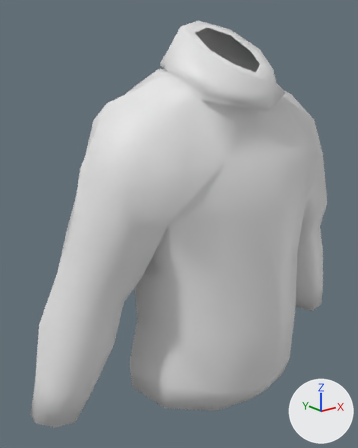
Before and after pictures for a commit that changed the FBX model models/clothes/jumper/jumper.fbx.
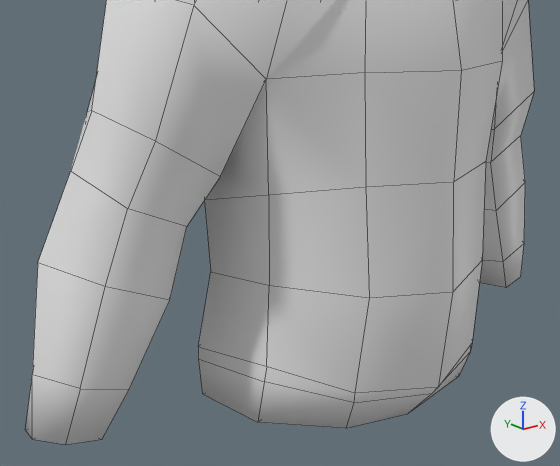
Old and new are each drawn whole from a 50 mm lens placed at (-0.663, -0.691, 1.552), pointed at (-0.062, 0.06, 1.251) and again close up from a 50 mm lens placed at (-0.638, -0.656, 1.388), pointed at (-0.091, 0.029, 1.114). Every picture has the same lights, and +X, +Y and +Z are marked at lower right. The close-ups show mesh edges as thin lines. Where no turn or scale is listed for an object, it has been applied to the vertices.

The scene before the commit, as lines of its bpy script (objects in view):
```python
me_man_052 = bpy.data.meshes.new('man.052')
me_man_052.from_pydata(...)  # 217 vertices, 206 faces; spans x -0.403..0.403, y -0.159..0.191, z 0.89..1.639
me_man_052.materials.append(mat_tt_checker_512x512_uv_grid)  # its picture is missing
# before: 91 (-0.162, -0.037, 0.927), 92 (-0.089, -0.086, 0.918), 93 (-0.099, -0.1, 0.917) at pixel (345, 428), 102 (-0.181, -0.045, 0.929) at pixel (257, 422)
# before: 115 (0.162, -0.037, 0.927), 116 (0.089, -0.086, 0.918), 117 (0.099, -0.1, 0.917) at pixel (458, 376), 125 (0.181, -0.045, 0.929)
ob_jumper_low = bpy.data.objects.new('jumper_low', me_man_052)
ob_jumper_low.location = (0.0, 0.0, 0.0)
```
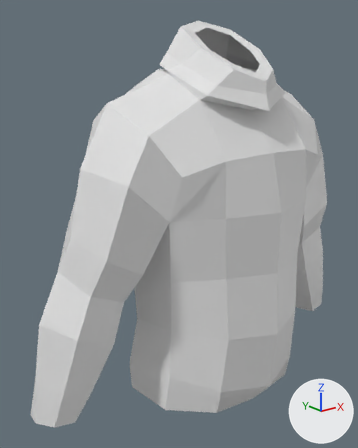
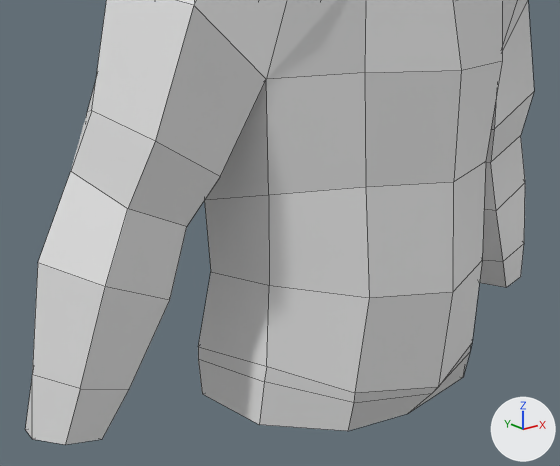
Commit message: urgh minor fixes to stop major noticeable clipping

Boxes [x1, y1, x2, y2] around the edits, measured in the close-ups (560 x 466 px; the box of a moved part takes in the faces that stretch with it):
part 1 of me_man_052, moved or reshaped: before [198, 359, 432, 428]; after [198, 359, 432, 431]
part 2 of me_man_052, moved or reshaped: [409, 352, 470, 413] in both
part 3 of me_man_052, shading changed: [25, 0, 534, 445] in both

Patch to the scene script:
```diff
--- a/models/clothes/jumper/jumper.fbx.py
+++ b/models/clothes/jumper/jumper.fbx.py
@@ me_man_052 @@
 me_man_052.from_pydata(...)  # 217 vertices, 206 faces; spans x -0.403..0.403, y -0.159..0.191, z 0.89..1.639
 # used by ob_jumper_low; location = (0.0, 0.0, 0.0)
+# me_man_052 part 1
+for i in [91, 92, 93, 102]: me_man_052.vertices[i].co += Vector((-0.002, -0.005, 0.0))
+# me_man_052 part 2
+for i in [115, 116, 117, 125]: me_man_052.vertices[i].co += Vector((0.002, -0.005, 0.0))
+# me_man_052 part 3: edges marked sharp go from 0 to 394
 me_man_052.materials.append(mat_tt_checker_512x512_uv_grid)
```
